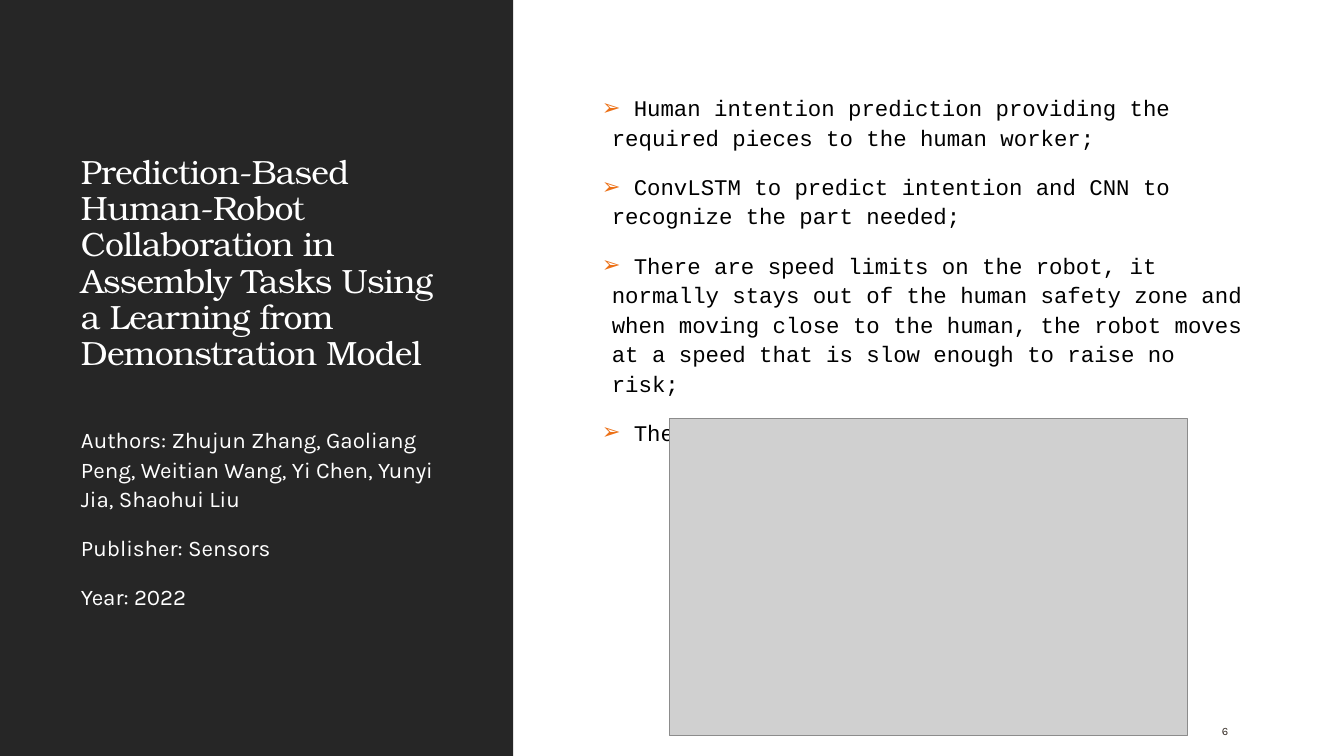
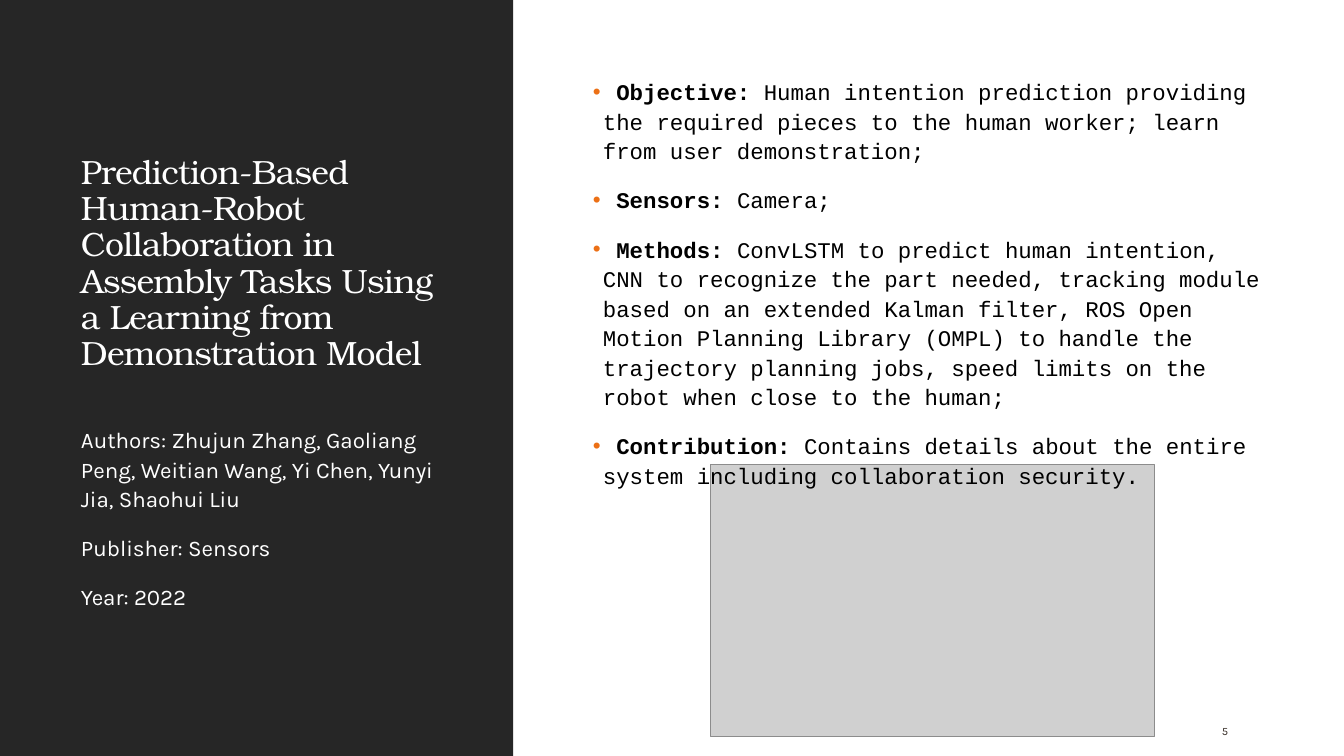
Before and after one commit to pedromiglou/MRSI_Thesis_Action_Anticipation, a slide deck: slide 5 of Robot Action Anticipation for Collaborative Assembly Tasks.pptx (slide 6 before the commit). Drawn at 1344x756 pixels with LibreOffice and Linux fonts; fonts in the diff are those of the drawing; grey boxes stand for pictures. Boxes give left, top, right and bottom in pixels: in the first picture for what was removed or moved away, otherwise in the second. Text is boxed around its words. In the diff, an @@ line names an element or a change of style, - is before the commit and + after.

```diff
--- a/Robot Action Anticipation for Collaborative Assembly Tasks.pptx
+++ b/Robot Action Anticipation for Collaborative Assembly Tasks.pptx
@@ text at [603, 84, 1259, 455]: text changed @@
-➢ Human intention prediction providing the required pieces to the human worker;
-➢ ConvLSTM to predict intention and CNN to recognize the part needed;
-➢ There are speed limits on the robot, it normally stays out of the human safety zone and when moving close to the human, the robot moves at a speed that is slow enough to raise no risk;
-➢ The users shows first the assembly order.
+• Objective: Human intention prediction providing the required pieces to the human worker; learn from user demonstration;
+• Sensors: Camera;
+• Methods: ConvLSTM to predict human intention, CNN to recognize the part needed, tracking module based on an extended Kalman filter, ROS Open Motion Planning Library (OMPL) to handle the trajectory planning jobs, speed limits on the robot when close to the human;
+• Contribution: Contains details about the entire system including collaboration security.
@@ picture: place and size @@
-picture at [669, 418, 1188, 736]
+picture at [711, 465, 1155, 736]
@@ page number at [1222, 728, 1228, 735]: text changed @@
-6
+5
```
Also in this commit, not shown: 5 other slides changed, 1 slide added, 2 slides removed, 12 other files.
